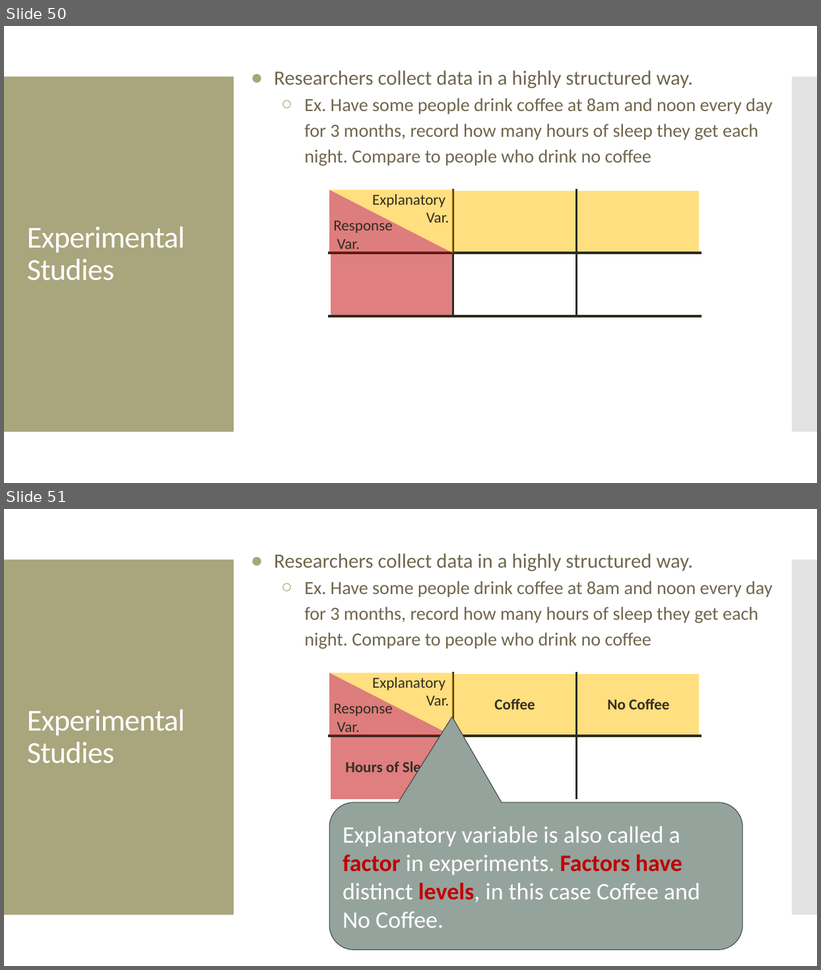
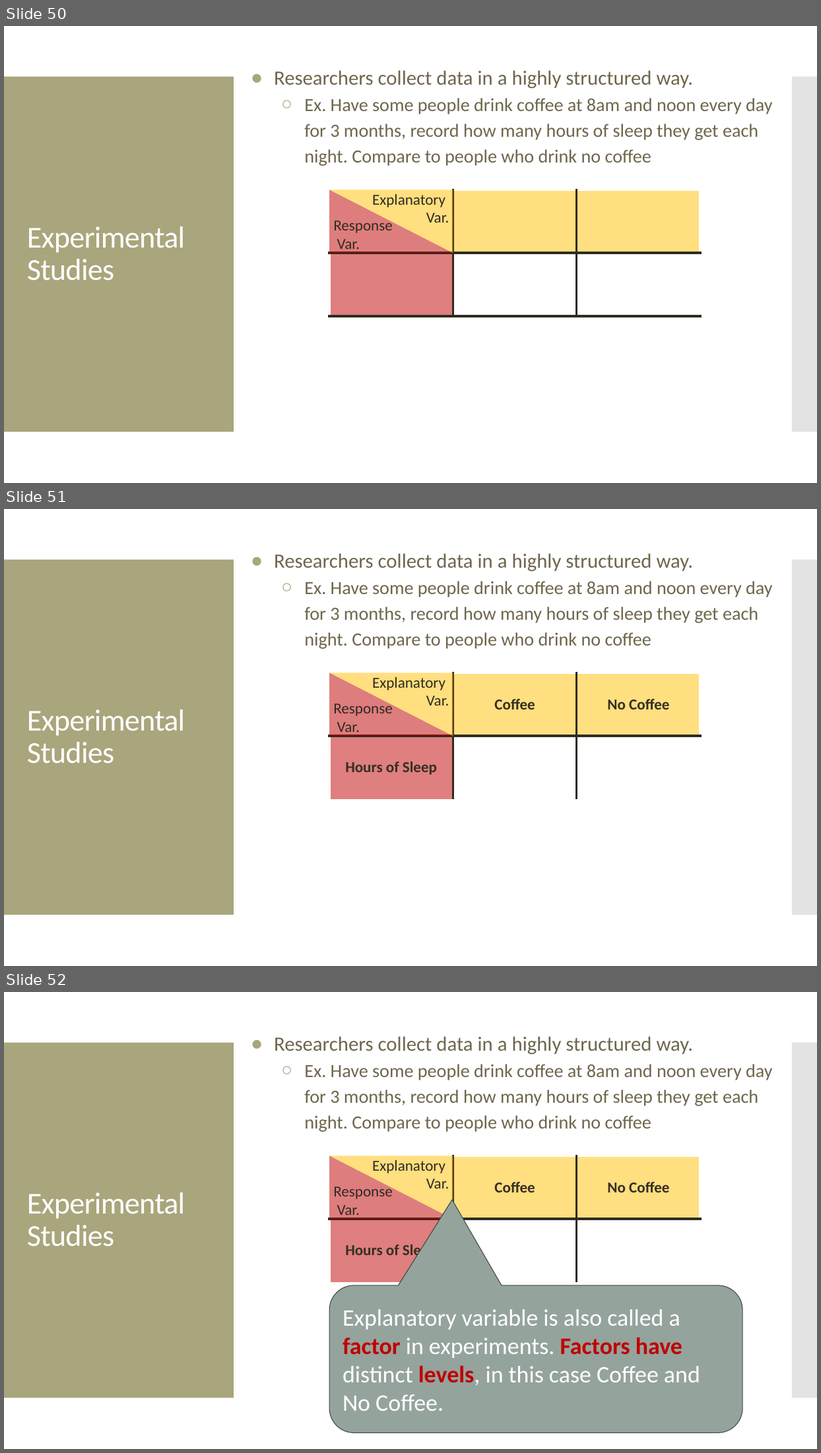
Before and after one commit to amosca01/MATH108-F23, a slide deck: slides/02-data-collection.pptx. Shown one above the other, each under a label of ours: slides 50 and 51 before the commit, slides 50, 51 and 52 after it. The pictures are 821x970 and 821x1453 pixels, drawn with LibreOffice and Linux fonts; fonts in the diff are those of the drawing. Boxes give left, top, right and bottom in pixels: in the first picture for what was removed or moved away, otherwise in the second. Text is boxed around its words. In the diff, an @@ line names an element or a change of style, - is before the commit and + after.

Commit message:
slides

```diff
--- a/slides/02-data-collection.pptx
+++ b/slides/02-data-collection.pptx
@@ slide 51 added at box(4, 509, 817, 966), background #FFFFFF; not listed: 2 template elements that a slide beside it also shows @@
@@ text added at box(274, 553, 773, 649), 22 pt, text #6F664C @@
+● Researchers collect data in a highly structured way.
+  ○ Ex. Have some people drink coffee at 8am and noon every day for 3 months, record how many hours of sleep they get each night. Compare to people who drink no coffee
@@ table added at box(330, 673, 701, 799), 2 rows, 3 columns @@
+ | Coffee | No Coffee
+Hours of Sleep |  | 
@@ right triangle added at box(330, 673, 453, 737), fill #C00000 at 51% opacity @@
@@ right triangle added at box(330, 673, 453, 737), fill #FFC000 at 50% opacity @@
@@ text added at box(372, 677, 449, 706), 18 pt, text #2F2B20 @@
+Explanatory
+Var.
@@ text added at box(333, 701, 393, 737), 18 pt, text #2F2B20 @@
+Response
+Var.
@@ text added at box(27, 710, 185, 764), 36 pt, text #FFFFFF @@
+Experimental Studies
@@ what was slide 51 is now slide 52 @@
```
Also in this commit, not shown: 2 other files.
